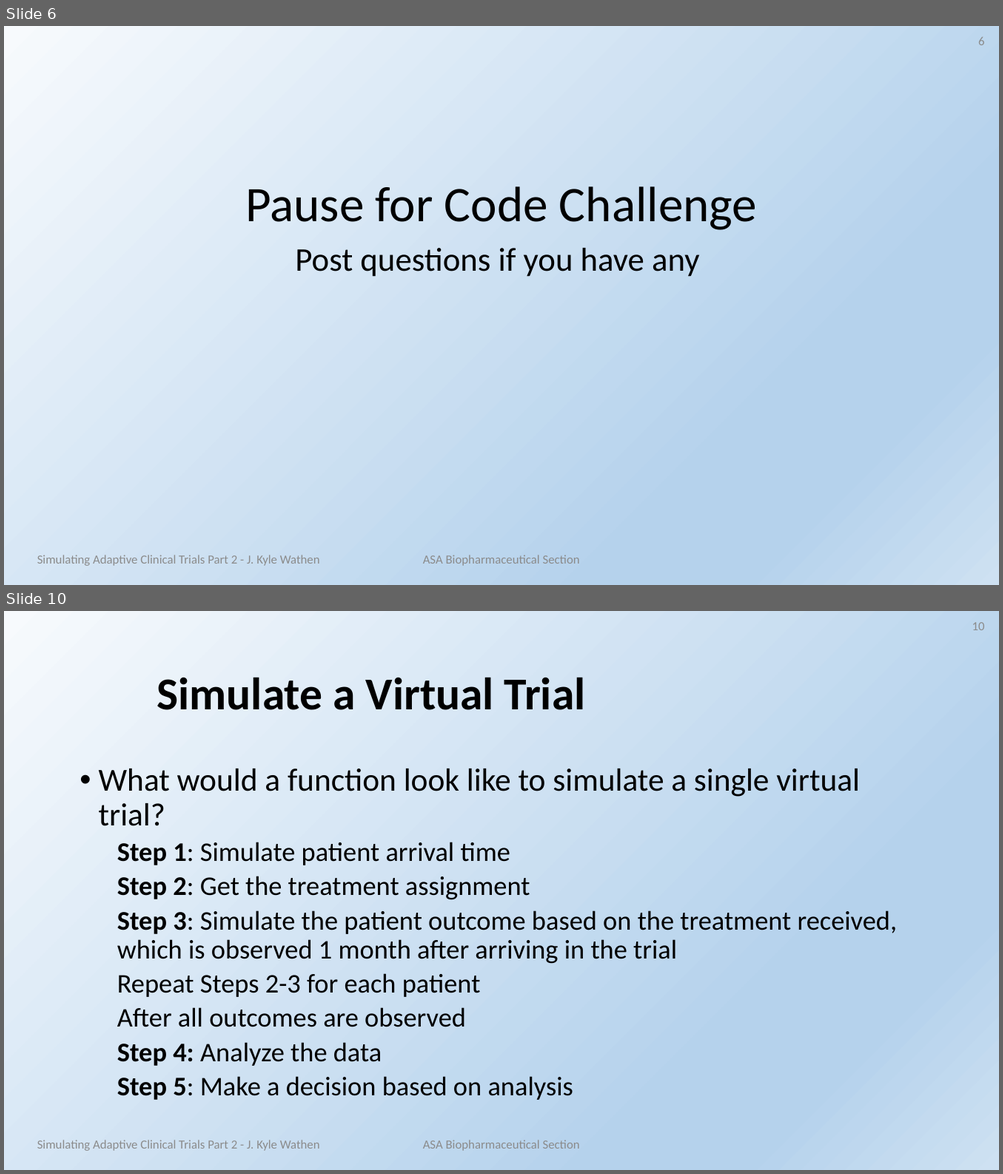
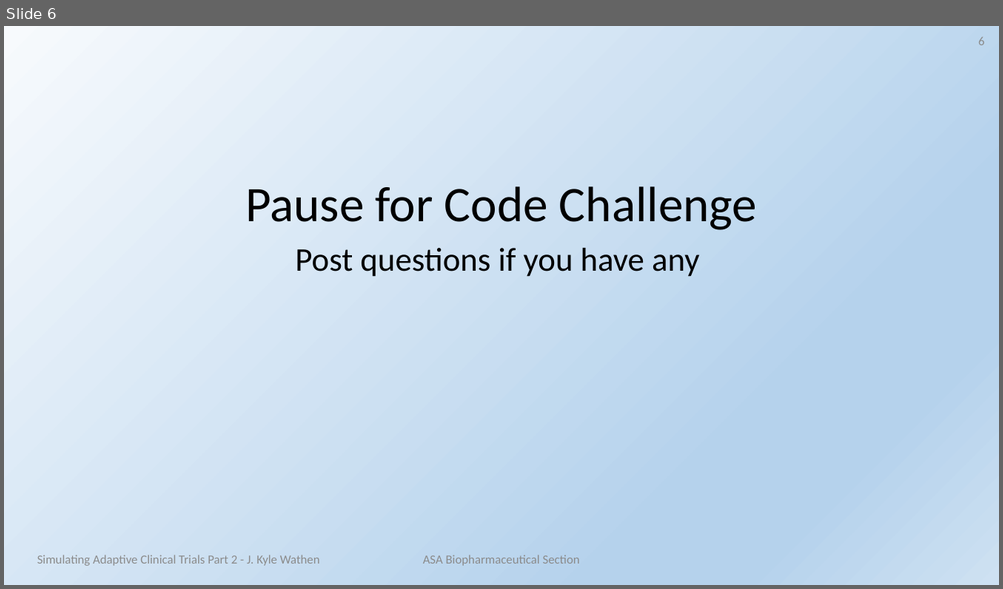
Before and after one commit to kwathen/ClinicalTrialSimulation, a slide deck: Presentations/Part 2.pptx. Shown one above the other, each under a label of ours: slides 6 and 10 before the commit, slide 6 after it; the slides between them are not shown. The pictures are 1003x1174 and 1003x589 pixels, drawn with LibreOffice and Linux fonts; fonts in the diff are those of the drawing; background and template pictures are left out. Boxes give left, top, right and bottom in pixels: in the first picture for what was removed or moved away, otherwise in the second. Text is boxed around its words. In the diff, an @@ line names an element or a change of style, - is before the commit and + after.

```diff
--- a/Presentations/Part 2.pptx
+++ b/Presentations/Part 2.pptx
@@ slide 10 removed at bbox=[4, 611, 999, 1170], background gradient #F7FAFD to #B5D2EC to #CEE1F2 @@
@@ page number removed at bbox=[972, 622, 984, 630] @@
-10
@@ title removed at bbox=[157, 677, 586, 710] @@
-Simulate a Virtual Trial
@@ text removed at bbox=[99, 769, 897, 1100] @@
-• What would a function look like to simulate a single virtual trial?
-  Step 1: Simulate patient arrival time
-  Step 2: Get the treatment assignment
-  Step 3: Simulate the patient outcome based on the treatment received, which is observed 1 month after arriving in the trial
-  Repeat Steps 2-3 for each patient
-  After all outcomes are observed
-  Step 4: Analyze the data
-  Step 5: Make a decision based on analysis
@@ text removed at bbox=[37, 1140, 320, 1151] @@
-Simulating Adaptive Clinical Trials Part 2 - J. Kyle Wathen
@@ text removed at bbox=[423, 1140, 580, 1151] @@
-ASA Biopharmaceutical Section
```
Also in this commit, not shown: 2 slides changed, 3 other slides removed, 12 other files.
